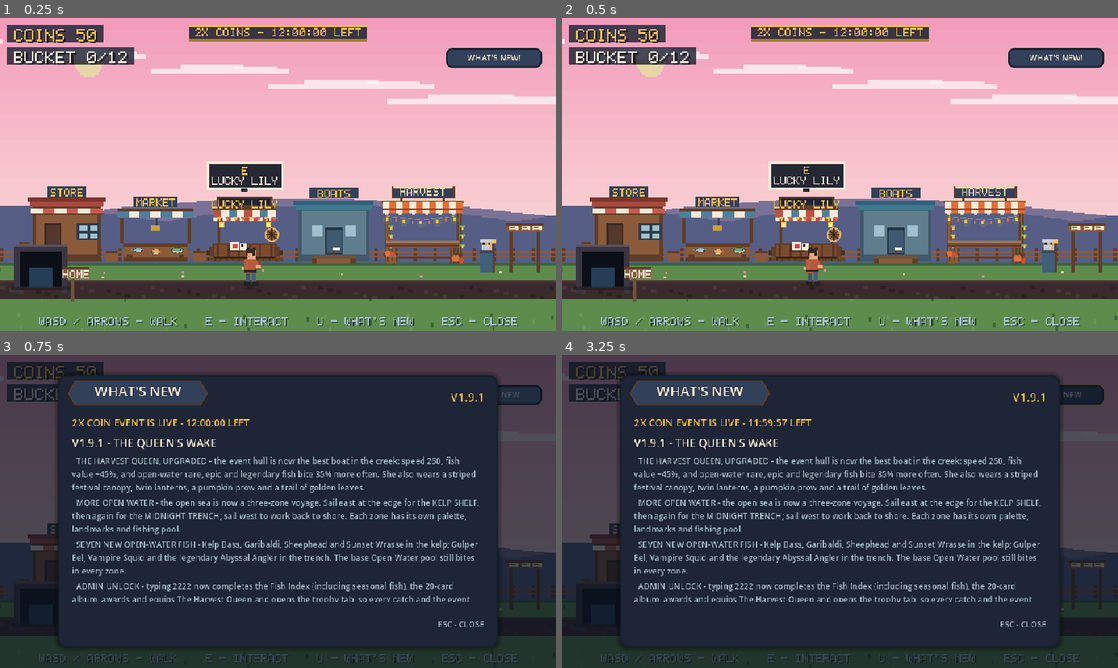
Above: before the commit, frames 1-4 (two rows, left to right).
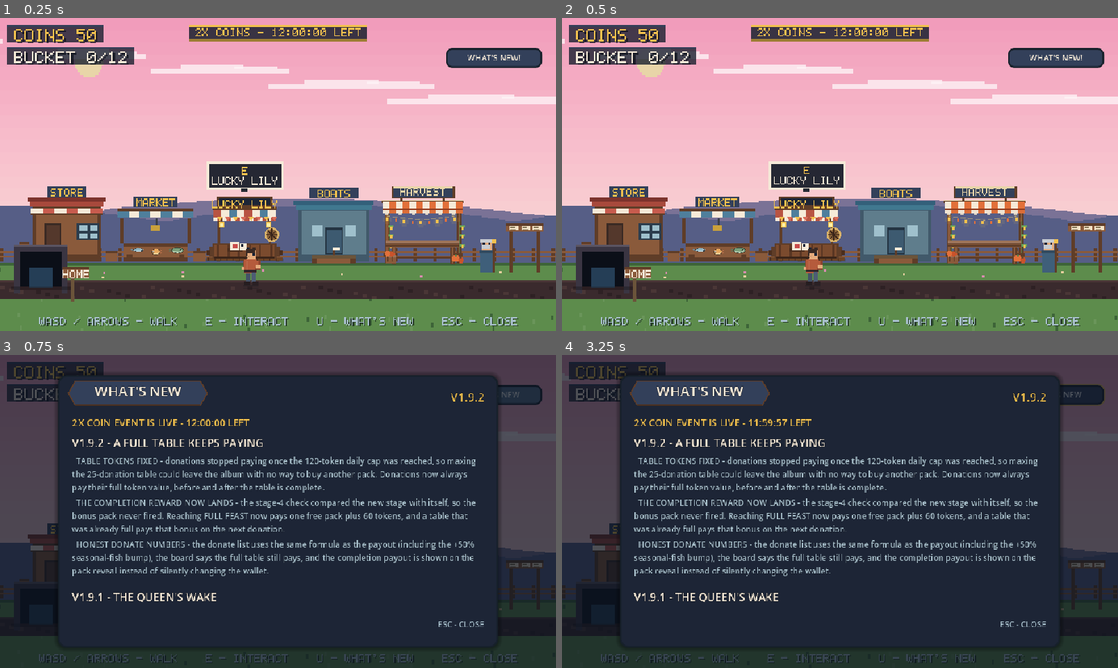
Above: after the commit, the same moments.

Repository: timmywwe13-hub/simple
Game: Godot game, scene res://town.tscn
Same seed, same stepped clock (60 frames per second), same inputs: the game is played once before the commit and once after it. This scene is started directly instead of the project's main scene.
Inputs (mouse positions are in pixels of both pictures, inside the frame that each line leads up to):
- Up to frame 1 (0.25 s): no input
- Up to frame 2 (0.5 s): no input
- Up to frame 3 (0.75 s): click "WHAT'S NEW!" at 0.5 s
- Up to frame 4 (3.25 s): click "WHAT'S NEW" at 1.25 s; click "WHAT'S NEW" at 2 s; tap E (interact) at 2.75 s; move the mouse to (962, 495) at 2.77 s; press the mouse at (962, 495) at 2.78 s; hold Right (move_right) from 2.78 s (still down); tap Enter (ui_accept) at 3.02 s

Frames 1-2 are identical in both runs. In frame 3, 8.3% of the frame differs, in the area x 12-88%, y 12-79%; in frame 4, 8.3%.

Commit message:
Fix Harvest table token starvation and completion reward

Diff:
--- a/project.godot
+++ b/project.godot
@@ -11,7 +11,7 @@
 [application]
 
 config/name="Cottage Creek Fishing"
-config/version="1.9.1"
+config/version="1.9.2"
 run/main_scene="res://main.tscn"
 config/use_custom_user_dir=true
 config/custom_user_dir_name="simple"
--- a/scripts/GameState.gd
+++ b/scripts/GameState.gd
@@ -93,6 +93,8 @@
 }
 const HARVEST_TABLE_STAGES := [3, 8, 15, 25]
 const HARVEST_PACK_COST := 20
+## One-time token payout that lands with the table-completion pack.
+const HARVEST_TABLE_BONUS := 60
 const HARVEST_TOKEN_DAY_CAP := 120
 var harvest: Dictionary = HARVEST_DEFAULTS.duplicate(true)
 ## Dev override wired to the 2222 cheat so the event can be tested off-season.
@@ -1057,8 +1059,9 @@
 		request_save()
 	return true
 
-## Add event tokens. Normal earnings stop at the ~120/day soft cap; dupe
-## refunds pass `bypass_cap` so the album economy always pays out.
+## Add event tokens. Quest earnings stop at the ~120/day soft cap; table
+## donations and dupe refunds pass `bypass_cap` so the Feast's pack faucet
+## can never run dry and the album economy always pays out.
 func add_tokens(amount: int, bypass_cap := false) -> int:
 	if amount <= 0:
 		return 0
@@ -1117,10 +1120,24 @@
 		return -1
 	return int(HARVEST_TABLE_STAGES[stage])
 
+## Tokens one donation pays: 12% of the fish's coin value, clamped to 2..18,
+## with a 50% bump for seasonal fish. Shared by the donate list preview and
+## donate_fish so the board never promises a different number than it pays.
+func harvest_donation_tokens(fish_id: String, weight: float) -> int:
+	var value := coin_value(fish_id, weight)
+	var tok := clampi(int(round(float(value) * 0.12)), 2, 18)
+	if String(FishDB.fish_data(fish_id).get("season", "")) == "harvest":
+		tok = int(round(float(tok) * 1.5))
+	return maxi(1, tok)
+
+
 ## Donate one fish from the bucket to the town table. Pays tokens scaled to
 ## the fish value, grows the table and hands out the completion bonus pack.
+## Donations are never capped: once the table is full they keep paying, so
+## finishing the table can't leave the album with no way to buy a pack.
 func donate_fish(inv_index: int) -> Dictionary:
-	var out := {"ok": false, "tokens": 0, "stage": 0, "bonus_pack": false, "reason": ""}
+	var out := {"ok": false, "tokens": 0, "stage": 0, "bonus_pack": false,
+			"table_bonus": 0, "reason": ""}
 	if not harvest_season_open():
 		out["reason"] = "closed"
 		return out
@@ -1129,22 +1146,24 @@
 		return out
 	var item: Dictionary = inventory[inv_index]
 	var fid := String(item.get("fish_id", ""))
-	var value := coin_value(fid, float(item.get("weight", 0.0)))
-	var tok := clampi(int(round(float(value) * 0.12)), 2, 18)
-	if String(FishDB.fish_data(fid).get("season", "")) == "harvest":
-		tok = int(round(float(tok) * 1.5))
+	var tok := harvest_donation_tokens(fid, float(item.get("weight", 0.0)))
 	inventory.remove_at(inv_index)
 	harvest["donated"] = int(harvest.get("donated", 0)) + 1
 	harvest["grateful_seen"] = true
-	var old_stage := harvest_table_stage()
-	var granted := add_tokens(tok)
+	# Bypass the daily soft cap: the table is the Feast's only reliable pack
+	# faucet, so maxing it must never stop donations from paying.
+	var granted := add_tokens(tok, true)
 	var new_stage := harvest_table_stage()
 	out["tokens"] = granted
 	out["stage"] = new_stage
 	out["ok"] = true
-	if new_stage >= 4 and old_stage < 4 and not bool(harvest.get("table_rewarded", false)):
+	# Pay out once when the table reaches stage 4. The old check compared
+	# the stage with itself, so the completion pack never fired; testing the
+	# saved flag also repairs saves that maxed the table without a reward.
+	if new_stage >= 4 and not bool(harvest.get("table_rewarded", false)):
 		harvest["table_rewarded"] = true
 		out["bonus_pack"] = true
+		out["table_bonus"] = add_tokens(HARVEST_TABLE_BONUS, true)
 	_check_quests("donate", "", {"coins": tok})
 	play_sound("bell")
 	if AUTO_SAVE:
--- a/scripts/changelog.gd
+++ b/scripts/changelog.gd
@@ -6,9 +6,18 @@
 ## list. Bump VERSION and add a new entry on every release; the menu shows
 ## a "!" badge until the player opens the screen once (GameState.seen_version).
 
-const VERSION := "1.9.1"
+const VERSION := "1.9.2"
 
 const ENTRIES := [
+	{
+		"version": "1.9.2",
+		"title": "A FULL TABLE KEEPS PAYING",
+		"items": [
+			"TABLE TOKENS FIXED - donations stopped paying once the 120-token daily cap was reached, so maxing the 25-donation table could leave the album with no way to buy another pack. Donations now always pay their full token value, before and after the table is complete.",
+			"THE COMPLETION REWARD NOW LANDS - the stage-4 check compared the new stage with itself, so the bonus pack never fired. Reaching FULL FEAST now pays one free pack plus 60 tokens, and a table that was already full pays that bonus on the next donation.",
+			"HONEST DONATE NUMBERS - the donate list uses the same formula as the payout (including the +50% seasonal-fish bump), the board says the full table still pays, and the completion payout is shown on the pack reveal instead of silently changing the wallet.",
+		],
+	},
 	{
 		"version": "1.9.1",
 		"title": "THE QUEEN'S WAKE",
--- a/scripts/harvest_table.gd
+++ b/scripts/harvest_table.gd
@@ -390,7 +390,9 @@
 		_lab(content, "DONATED %d FISH" % int(GameState.harvest.get("donated", 0)), 14,
 				UILib.SUBTEXT, Vector2(520.0, 32.0), 300.0)
 		var next := GameState.harvest_next_stage_donation()
-		var stage_txt := "FULL FEAST" if next < 0 else "NEXT STAGE AT %d DONATIONS" % next
+		var stage_txt := "NEXT STAGE AT %d DONATIONS" % next
+		if next < 0:
+			stage_txt = "FULL FEAST - DONATIONS STILL PAY TOKENS"
 		_lab(content, stage_txt, 13, UILib.WHEAT, Vector2(520.0, 50.0), 320.0)
 		_bar(content, Vector2(0.0, 66.0), Vector2(820.0, 18.0),
 				int(GameState.harvest.get("donated", 0)),
@@ -450,8 +452,10 @@
 	func _build_donate() -> void:
 		var closed := not GameState.harvest_season_open()
 		_lab(content, "DONATE A FISH TO THE LONG TABLE", 22, UILib.CREAM, Vector2(0.0, 0.0))
-		_lab(content, "Every donation pays tokens and grows the table. Stage 4 hands out a bonus pack.",
-				13, UILib.SUBTEXT, Vector2(0.0, 30.0), 820.0)
+		var hint := "Every donation pays tokens and grows the table. Stage 4 hands out a bonus pack and %d tokens." % GameState.HARVEST_TABLE_BONUS
+		if GameState.harvest_table_stage() >= 4:
+			hint = "THE TABLE IS FULL - DONATIONS STILL PAY TOKENS, SO THE ALBUM IS NEVER STRANDED."
+		_lab(content, hint, 13, UILib.SUBTEXT, Vector2(0.0, 30.0), 820.0)
 		donate_list = ItemList.new()
 		donate_list.position = Vector2(0.0, 58.0)
 		donate_list.size = Vector2(500.0, 210.0)
@@ -465,8 +469,7 @@
 			for i in range(GameState.inventory.size()):
 				var item: Dictionary = GameState.inventory[i]
 				var fid := String(item.get("fish_id", ""))
-				var value := GameState.coin_value(fid, float(item.get("weight", 0.0)))
-				var tok := clampi(int(round(float(value) * 0.12)), 2, 18)
+				var tok := GameState.harvest_donation_tokens(fid, float(item.get("weight", 0.0)))
 				donate_list.add_item("%s  %.2f KG  -  %d TOKENS" % [
 						String(FishDB.fish_data(fid).get("name", fid)),
 						float(item.get("weight", 0.0)), tok])
@@ -500,9 +503,14 @@
 			return
 		status_text = "DONATED FOR %d TOKENS - TABLE STAGE %d" % [int(res.get("tokens", 0)),
 				int(res.get("stage", 0))]
+		if int(res.get("table_bonus", 0)) > 0:
+			status_text += "  +%d FOR THE FULL TABLE" % int(res.get("table_bonus", 0))
 		GameState.play_sound("bell")
 		if bool(res.get("bonus_pack", false)):
 			var pack := GameState.harvest_open_pack(0)
+			# Surface the completion payout on the pack reveal instead of
+			# leaving it as a silent wallet change behind the overlay.
+			pack["table_bonus"] = int(res.get("table_bonus", 0))
 			tab = "feast"
 			_build()
 			_open_reveal(pack)
@@ -631,7 +639,7 @@
 			HarvestCards.draw_trophy(art, Rect2(Vector2.ZERO, art.size))
 		)
 		_lab(content, "THE HARVEST QUEEN", 24, UILib.GOLD, Vector2(0.0, 276.0), 820.0)
-		_lab(content, "Awarded automatically at 20 / 20 cards. Exactly the Sea Trawler's stats: speed 215, value +20%. Saved as a normal owned boat, so she is sailable from any dock.",
+		_lab(content, "Awarded automatically at 20 / 20 cards. The best hull in the creek: speed 260, value +45%, open-water rare bites +35%. Saved as a normal owned boat, so she is sailable from any dock.",
 				14, UILib.SUBTEXT, Vector2(0.0, 306.0), 820.0)
 
 	func _open_reveal(res: Dictionary) -> void:
@@ -703,9 +711,14 @@
 			else:
 				o.draw_rect(r, UILib.PAPER)
 		if reveal_t >= 1.0:
+			var gains: Array[String] = []
+			if int(reveal.get("table_bonus", 0)) > 0:
+				gains.append("+%d TOKENS FOR THE FULL TABLE" % int(reveal.get("table_bonus", 0)))
+			if int(reveal.get("refund", 0)) > 0:
+				gains.append("+%d TOKENS FROM SPARES" % int(reveal.get("refund", 0)))
 			var line := "CLICK TO CONTINUE"
-			if int(reveal.get("refund", 0)) > 0:
-				line = "+%d TOKENS FROM SPARES   -   CLICK TO CONTINUE" % int(reveal.get("refund", 0))
+			if not gains.is_empty():
+				line = "   -   ".join(PackedStringArray(gains)) + "   -   CLICK TO CONTINUE"
 			PixFont.draw_text_centered(o, CARD_W * 0.5, CARD_H - 54.0, line, UILib.CREAM, 2, 1)
 		if bool(reveal.get("completed", false)):
 			PixFont.draw_text_centered(o, CARD_W * 0.5, CARD_H - 84.0,
@@ -744,7 +757,7 @@
 			PixFont.draw_text_centered(award_overlay, CARD_W * 0.5, 362.0,
 					"THE HARVEST QUEEN JOINS YOUR FLEET", UILib.CREAM, 2, 1)
 			PixFont.draw_text_centered(award_overlay, CARD_W * 0.5, 388.0,
-					"SPEED 215   VALUE +20%   SAILABLE FROM ANY DOCK", UILib.WHEAT, 2, 1)
+					"SPEED 260   VALUE +45%   OPEN-WATER RARE +35%", UILib.WHEAT, 2, 1)
 		)
 		GameState.play_sound("fanfare")
 
Not shown, changed: build/web/index.pck
